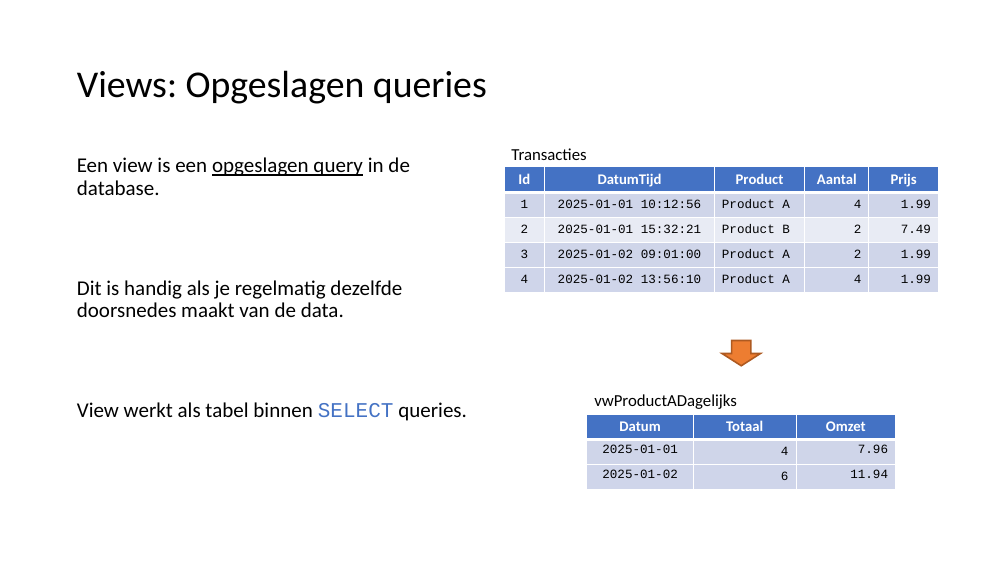
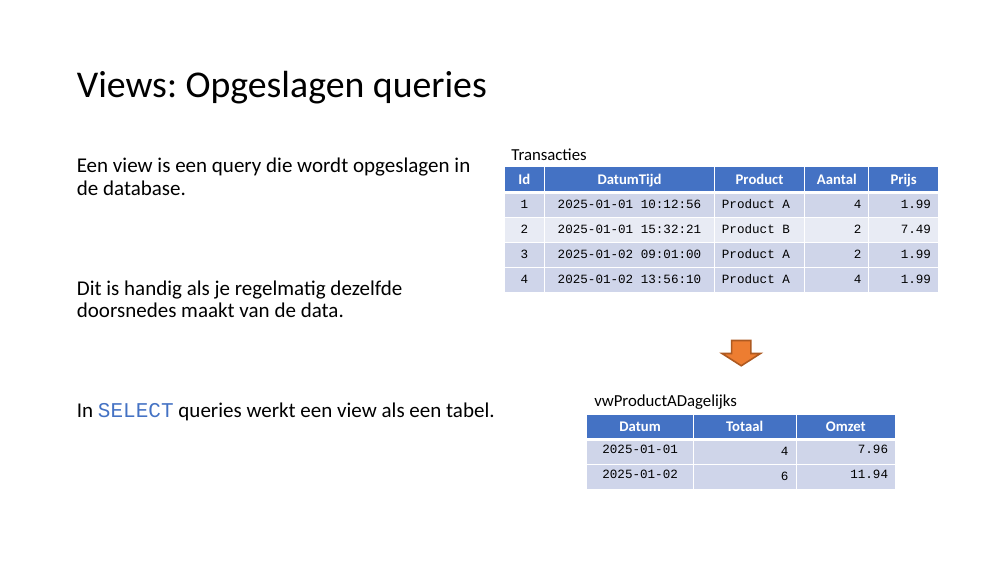
Before and after one commit to LFKoning/knowledge-sharing, a slide deck: slide 46 of sql_course_2p/2_database_design/2_database_design.pptx. Drawn at 1008x567 pixels with LibreOffice and Linux fonts; fonts in the diff are those of the drawing. Boxes give left, top, right and bottom in pixels: in the first picture for what was removed or moved away, otherwise in the second. Text is boxed around its words. In the diff, an @@ line names an element or a change of style, - is before the commit and + after.

```diff
--- a/sql_course_2p/2_database_design/2_database_design.pptx
+++ b/sql_course_2p/2_database_design/2_database_design.pptx
@@ text at (77,157,470,195): text changed @@
-Een view is een opgeslagen query in de database.
+Een view is een query die wordt opgeslagen in de database.
@@ text at (77,402,494,421): text changed @@
-View werkt als tabel binnen SELECT queries.
+In SELECT queries werkt een view als een tabel.
```
Also in this commit, not shown: 17 other slides changed, 5 other files.
